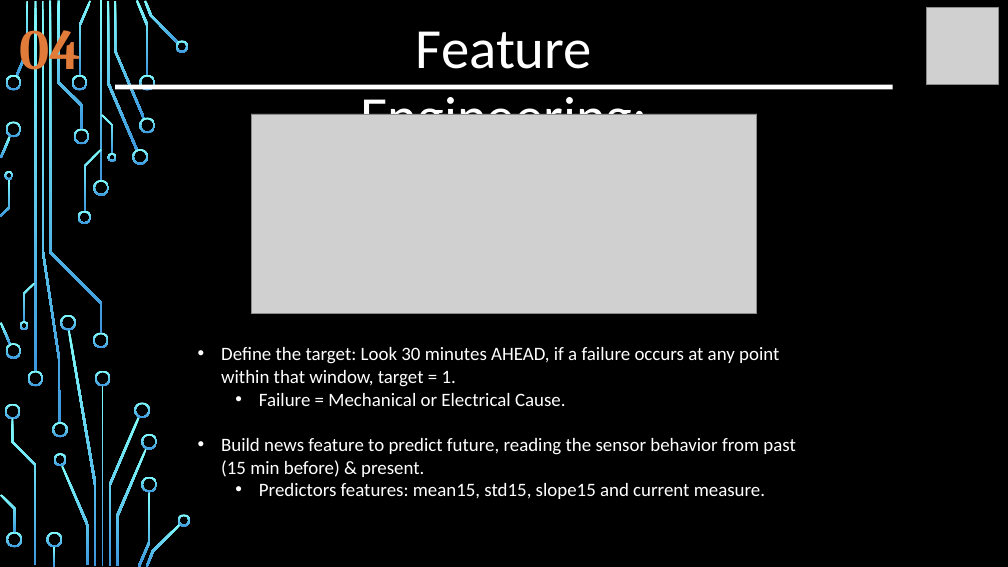
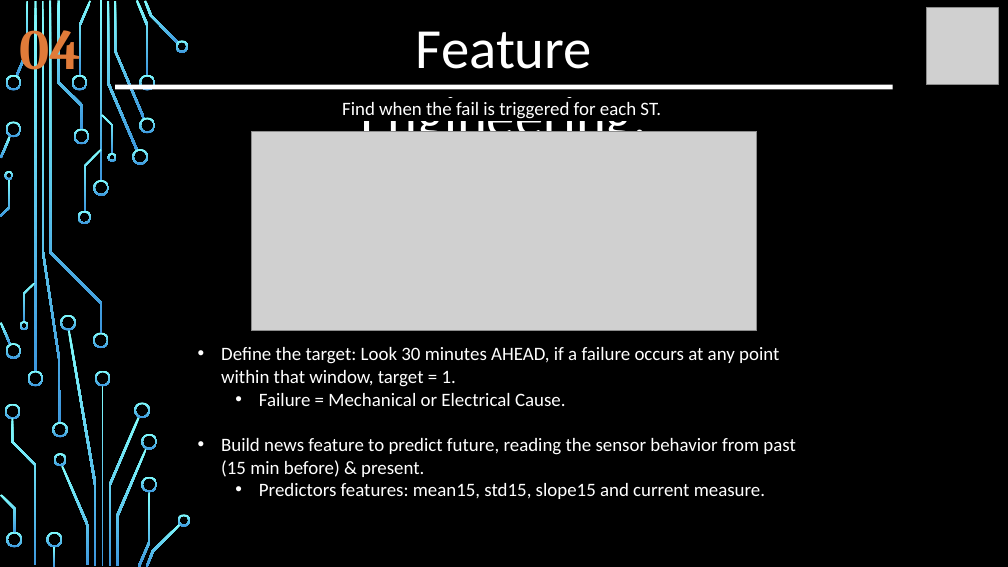
Before and after one commit to auli13/project-ds-end-to-end-v2, a slide deck: slide 7 of FPM.pptx (slide 8 before the commit). Drawn at 1008x567 pixels with LibreOffice and Linux fonts; fonts in the diff are those of the drawing; grey boxes stand for pictures; background and template pictures are left out. Boxes give left, top, right and bottom in pixels: in the first picture for what was removed or moved away, otherwise in the second. Text is boxed around its words. In the diff, an @@ line names an element or a change of style, - is before the commit and + after.

```diff
--- a/FPM.pptx
+++ b/FPM.pptx
@@ text added at (342,102,661,119), 18 pt, text #FFFFFF @@
+Find when the fail is triggered for each ST.
@@ picture: place and size @@
-picture at (251,114,757,314)
+picture at (251,131,757,330)
```
Also in this commit, not shown: 8 other slides changed, 3 slides added, 2 slides removed, 3 other files.
